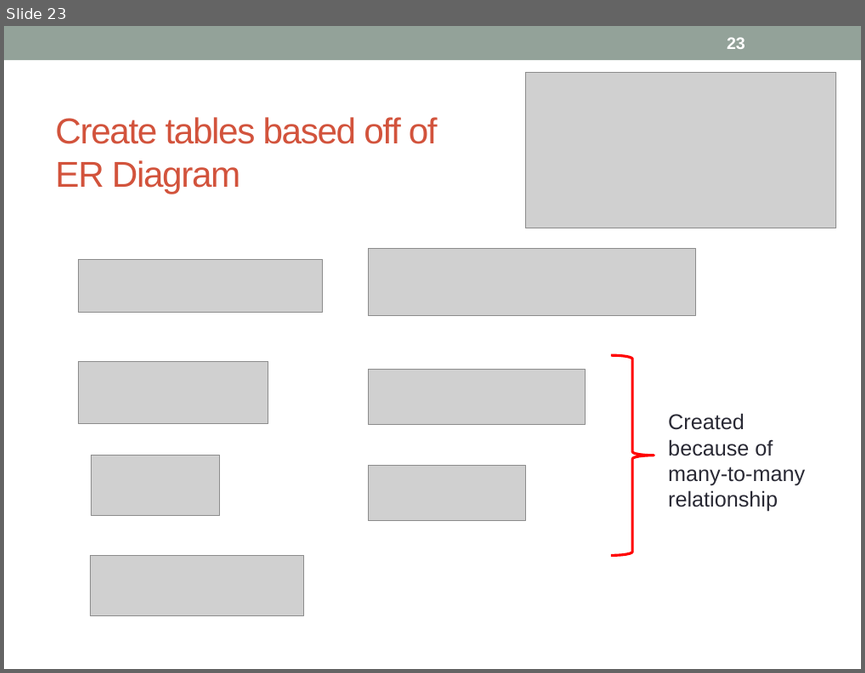
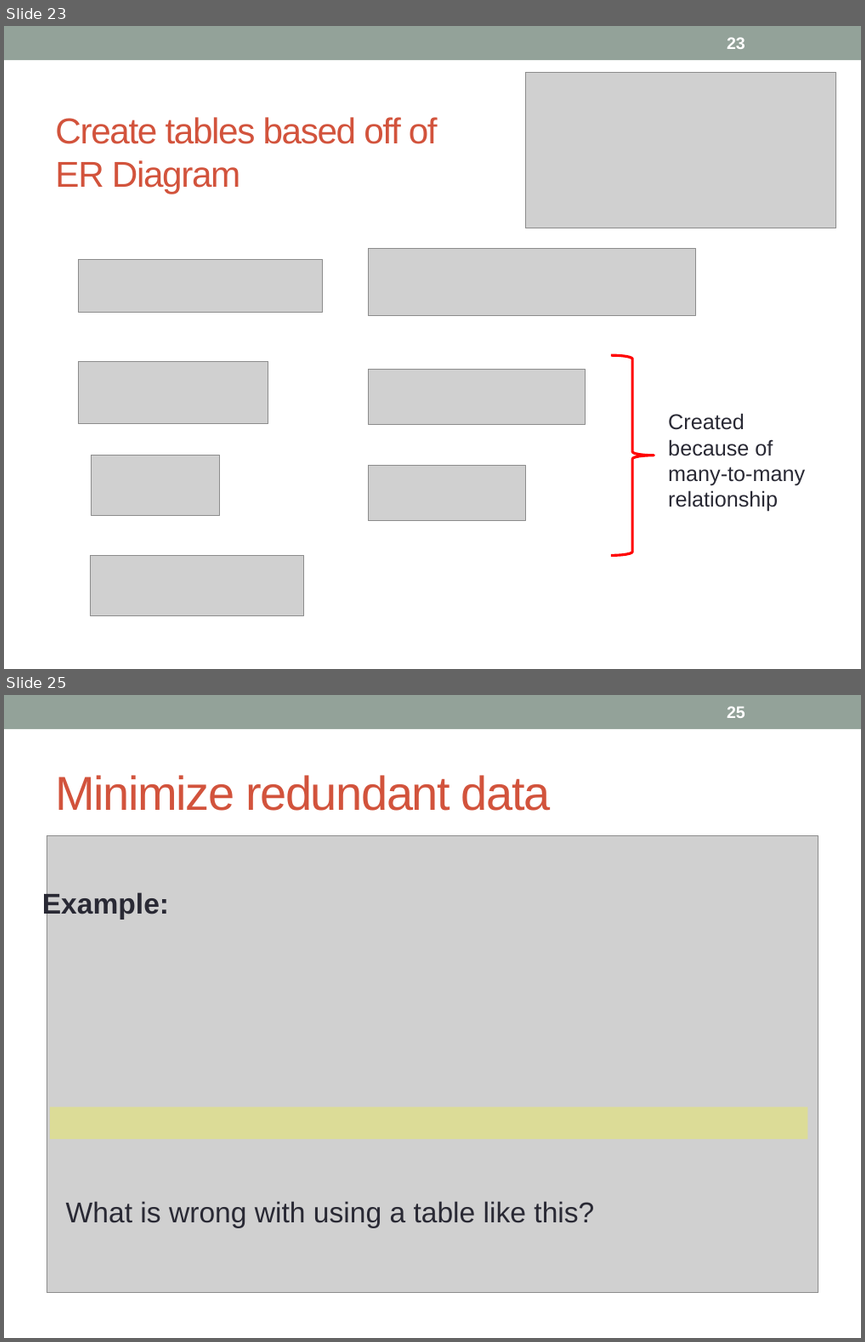
Before and after one commit to prof-frommer/info_sys_course, a slide deck: LEC/lec09-databases-access-cont/Databases & Access (continued).pptx. Shown one above the other, each under a label of ours: slide 23 before the commit, slides 23 and 25 after it; the slides between them are not shown. The pictures are 865x673 and 865x1342 pixels, drawn with LibreOffice and Linux fonts; fonts in the diff are those of the drawing; grey boxes stand for pictures. Boxes give left, top, right and bottom in pixels: in the first picture for what was removed or moved away, otherwise in the second. Text is boxed around its words. In the diff, an @@ line names an element or a change of style, - is before the commit and + after.

```diff
--- a/LEC/lec09-databases-access-cont/Databases & Access (continued).pptx
+++ b/LEC/lec09-databases-access-cont/Databases & Access (continued).pptx
@@ slide 25 added at (x1=4, y1=695, x2=861, y2=1338), background #FFFFFF; not listed: 1 template element that a slide beside it also shows @@
@@ page number added at (x1=726, y1=706, x2=745, y2=718), 14 pt, text #FFFFFF, bold @@
+25
@@ title added at (x1=55, y1=775, x2=551, y2=811), 40 pt, text #D2533C @@
+Minimize redundant data
@@ picture added at (x1=46, y1=835, x2=818, y2=1293) @@
@@ text added at (x1=42, y1=891, x2=594, y2=1228), 24 pt, text #292934 @@
+Example:
+What is wrong with using a table like this?
@@ rectangle added at (x1=49, y1=1107, x2=806, y2=1140), fill #FFFF00 at 27% opacity @@
```
Also in this commit, not shown: 2 slides changed, 3 other slides added, 8 other files.
